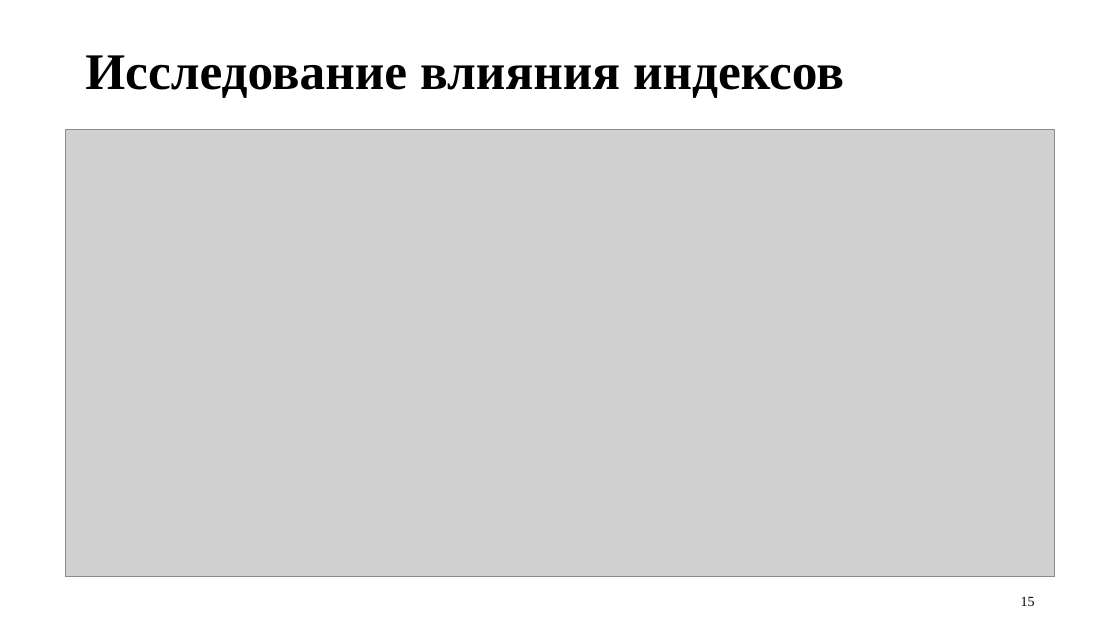
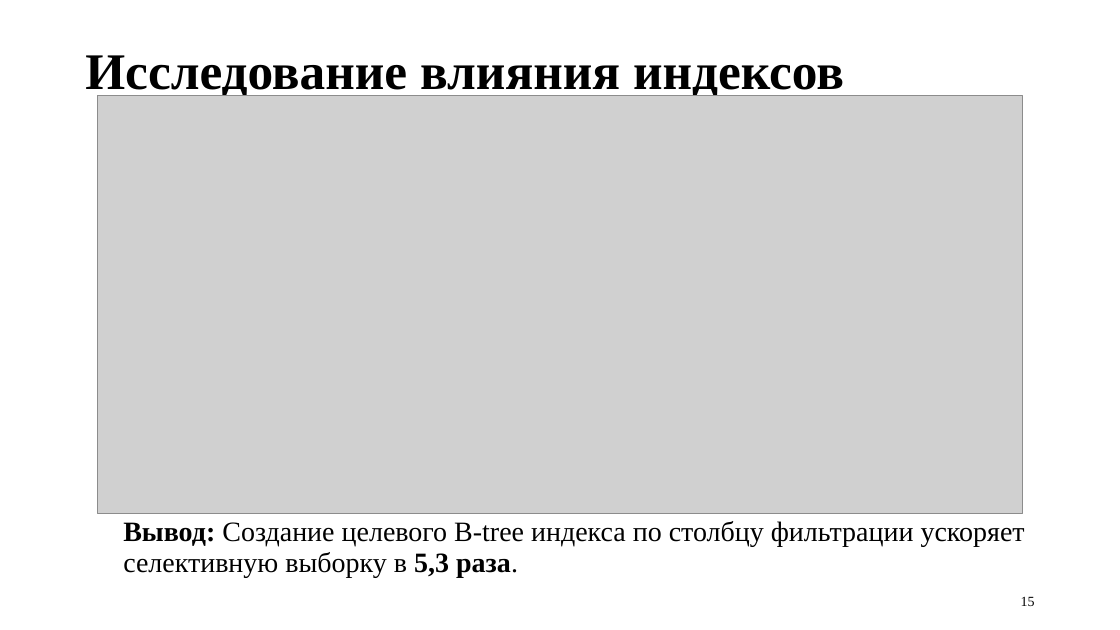
Before and after one commit to uBaxa0IQ/BD_Coursework, a slide deck: slide 15 of prez/prez.pptx. Drawn at 1120x630 pixels with LibreOffice and Linux fonts; fonts in the diff are those of the drawing; grey boxes stand for pictures. Boxes give left, top, right and bottom in pixels: in the first picture for what was removed or moved away, otherwise in the second. Text is boxed around its words. In the diff, an @@ line names an element or a change of style, - is before the commit and + after.

```diff
--- a/prez/prez.pptx
+++ b/prez/prez.pptx
@@ picture: place and size @@
-picture at (66,130,1055,577)
+picture at (97,96,1023,513)
@@ text added at (123,521,1025,577), 24 pt, text #000000 @@
+Вывод: Создание целевого B-tree индекса по столбцу фильтрации ускоряет селективную выборку в 5,3 раза.
```
Also in this commit, not shown: 7 other slides changed, 6 other files.
